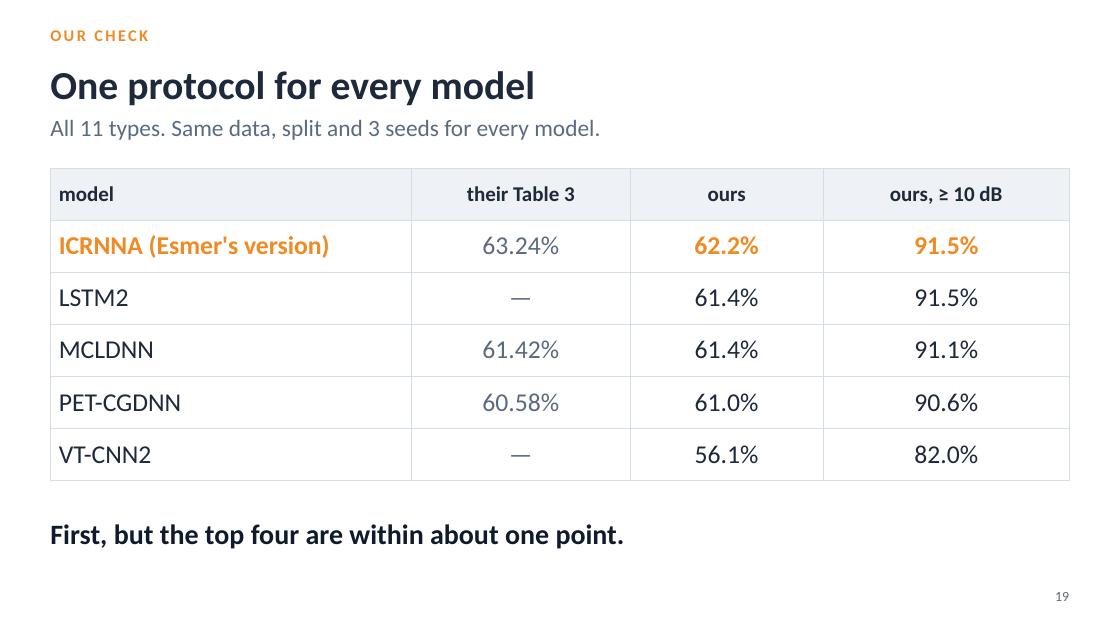
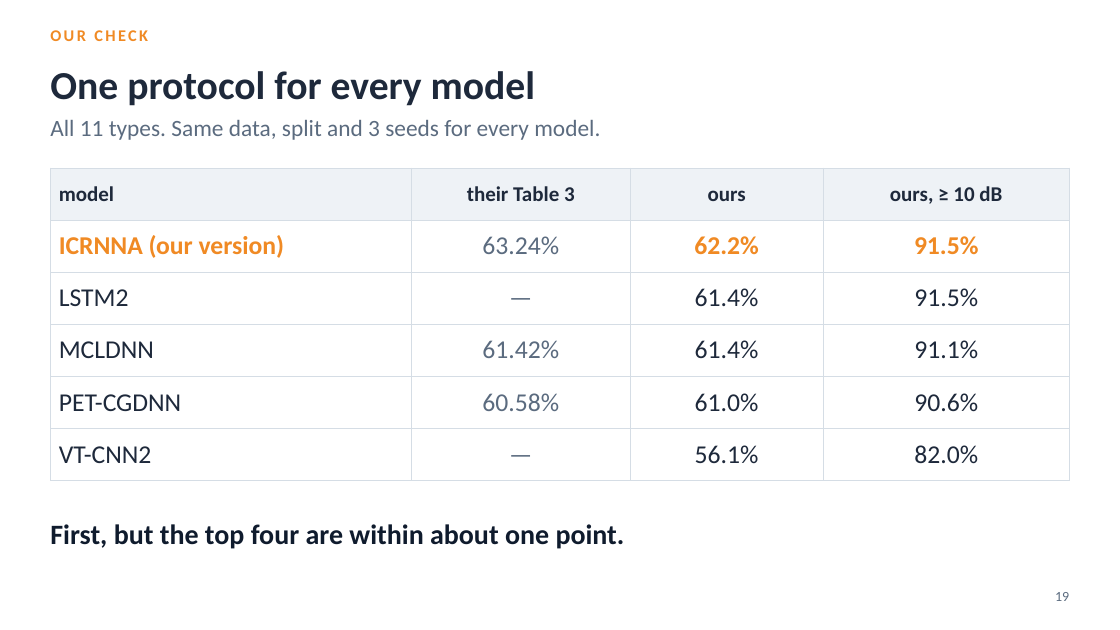
Before and after one commit to YusufBilo78/amc, a slide deck: slide 19 of deck/moshe_paper_icrnna.pptx. Drawn at 1120x630 pixels with LibreOffice and Linux fonts; fonts in the diff are those of the drawing. Boxes give left, top, right and bottom in pixels: in the first picture for what was removed or moved away, otherwise in the second. Text is boxed around its words. In the diff, an @@ line names an element or a change of style, - is before the commit and + after.

```diff
--- a/deck/moshe_paper_icrnna.pptx
+++ b/deck/moshe_paper_icrnna.pptx
@@ table at (x1=50, y1=168, x2=1070, y2=468) @@
-row 2, column 1: ICRNNA (Esmer's version)
+row 2, column 1: ICRNNA (our version)
```
Also in this commit, not shown: 1 other slide changed, 4 other files.
